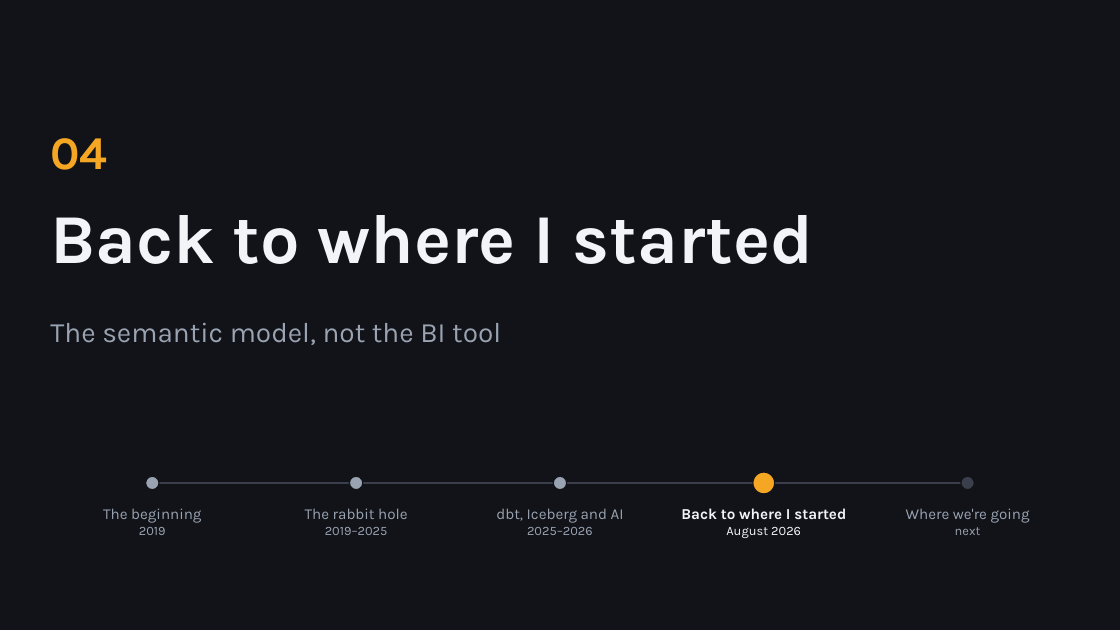
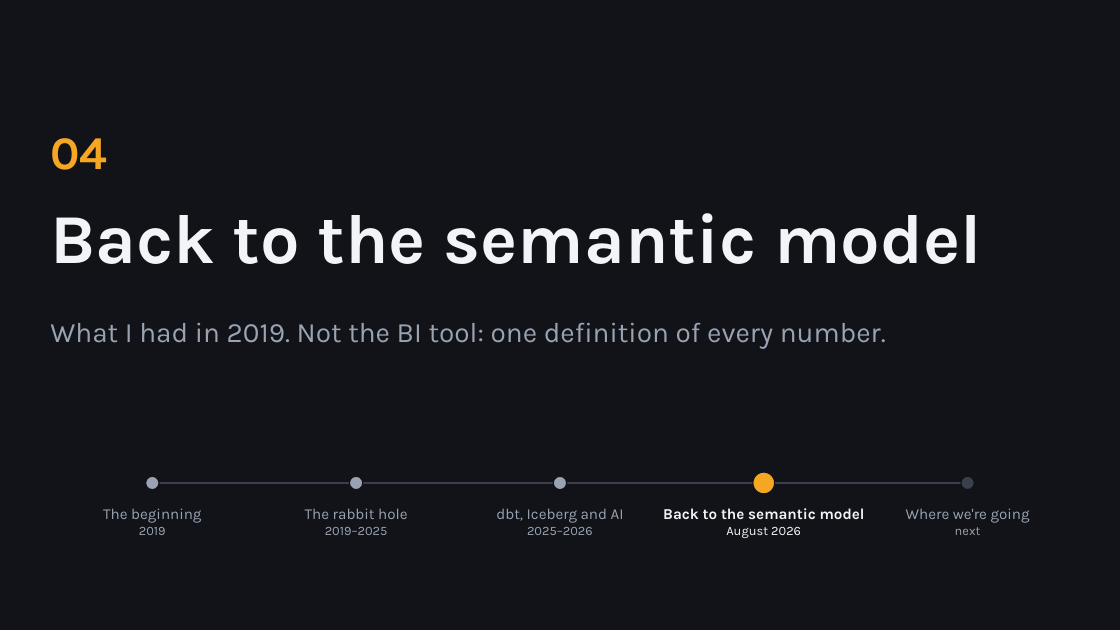
Before and after one commit to djouallah/presentations, a slide deck: slide 17 of analytics-as-code/analytics-as-code.pptx. Drawn at 1120x630 pixels with LibreOffice and Linux fonts; fonts in the diff are those of the drawing. Boxes give left, top, right and bottom in pixels: in the first picture for what was removed or moved away, otherwise in the second. Text is boxed around its words. In the diff, an @@ line names an element or a change of style, - is before the commit and + after.

```diff
--- a/analytics-as-code/analytics-as-code.pptx
+++ b/analytics-as-code/analytics-as-code.pptx
@@ text at [50,213,981,264]: text changed @@
-Back to where I started
+Back to the semantic model
@@ text at [50,323,886,349]: text changed @@
-The semantic model, not the BI tool
+What I had in 2019. Not the BI tool: one definition of every number.
@@ text at [663,508,865,519]: text changed @@
-Back to where I started
+Back to the semantic model
```
Also in this commit, not shown: 4 other slides changed, 1 other file.
